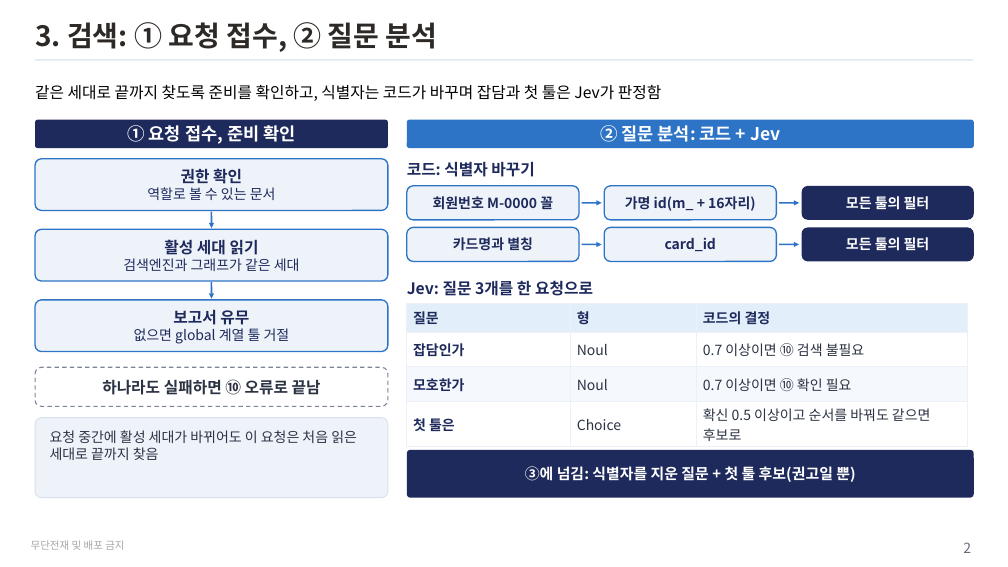
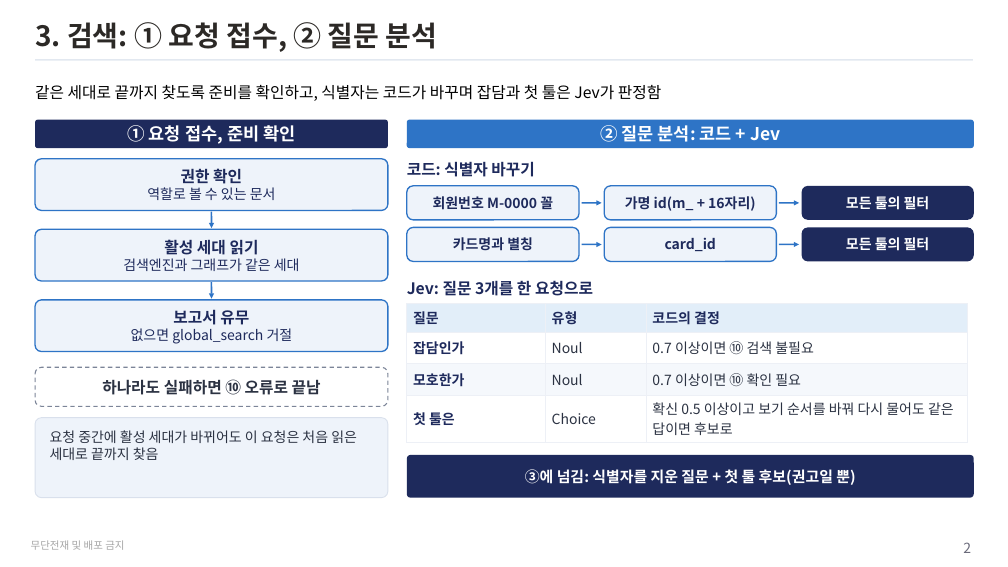
Before and after one commit to unicorn-campus/hybrid-ai, a slide deck: slide 2 of teacher/plan/graph-search-textbook.pptx. Drawn at 1008x567 pixels with LibreOffice and Linux fonts; fonts in the diff are those of the drawing. Boxes give left, top, right and bottom in pixels: in the first picture for what was removed or moved away, otherwise in the second. Text is boxed around its words. In the diff, an @@ line names an element or a change of style, - is before the commit and + after.

```diff
--- a/teacher/plan/graph-search-textbook.pptx
+++ b/teacher/plan/graph-search-textbook.pptx
@@ text in rounded rectangle at (131,328,293,344): text changed @@
-없으면 global 계열 툴 거절
+없으면 global_search 거절
@@ table at (407,304,968,439) @@
-row 1, column 2: 형
+row 1, column 2: 유형
-row 4, column 3: 확신 0.5 이상이고 순서를 바꿔도 같으면 후보로
+row 4, column 3: 확신 0.5 이상이고 보기 순서를 바꿔 다시 물어도 같은 답이면 후보로
@@ rounded rectangle "③에 넘김: 식별자를 지운 질문 ...": place and size @@
-rounded rectangle "③에 넘김: 식별자를 지운 질문 ..." at (407,450,974,498)
+rounded rectangle "③에 넘김: 식별자를 지운 질문 ..." at (407,455,974,498)
@@ rounded rectangle "③에 넘김: 식별자를 지운 질문 ..." at (407,455,974,498): proportions changed @@
```
Also in this commit, not shown: 10 other slides changed, 4 slides added, 1 slide removed, 22 other files.
